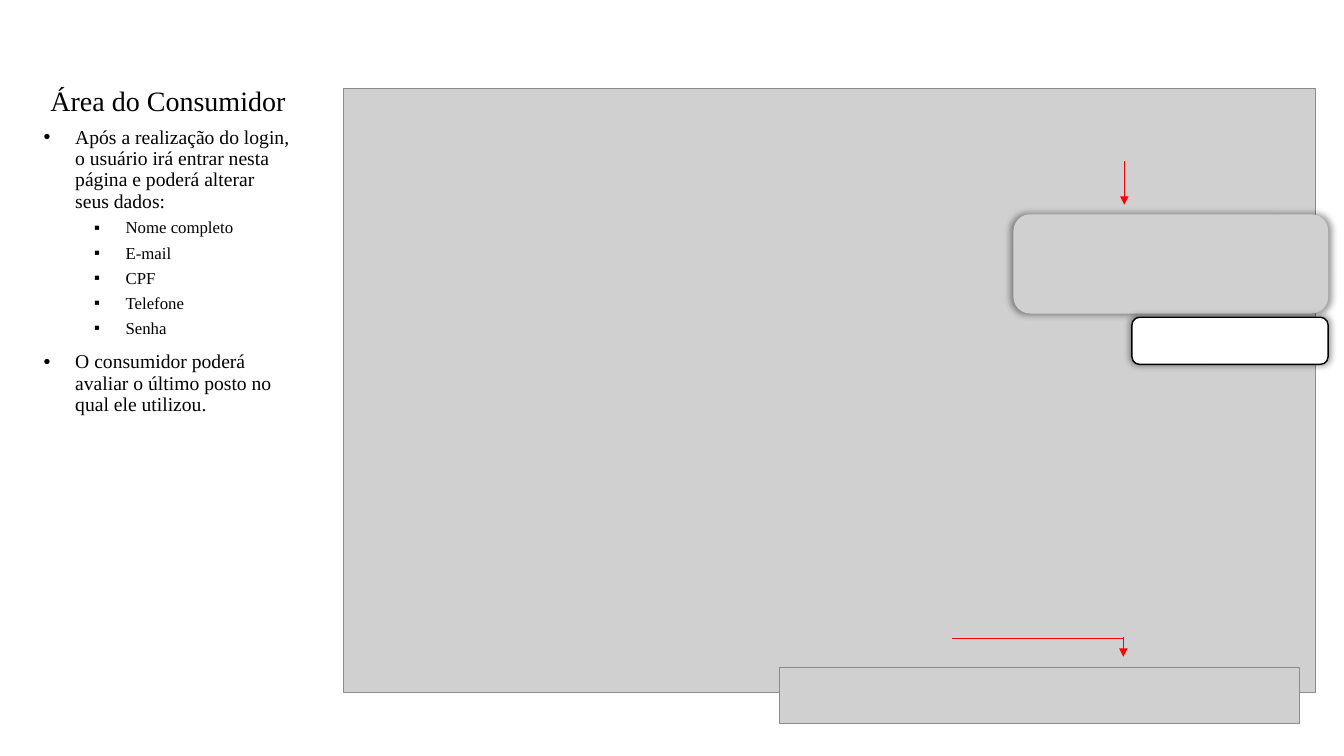
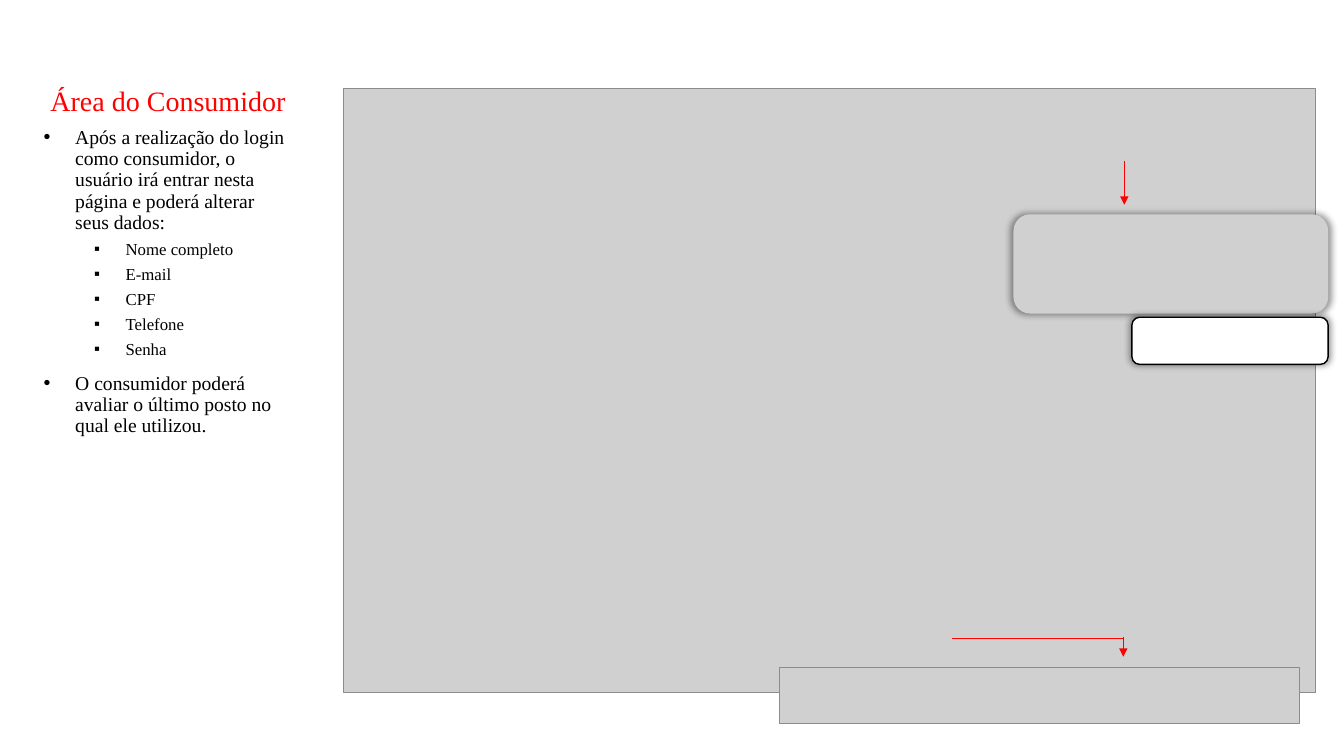
Before and after one commit to ICEI-PUC-Minas-PMV-ADS/pmv-ads-2021-2-e1-proj-web-t5-g3-controle-precos, a slide deck: slide 7 of Apresentação do projeto.pptx. Drawn at 1344x756 pixels with LibreOffice and Linux fonts; fonts in the diff are those of the drawing; grey boxes stand for pictures. Boxes give left, top, right and bottom in pixels: in the first picture for what was removed or moved away, otherwise in the second. Text is boxed around its words. In the diff, an @@ line names an element or a change of style, - is before the commit and + after.

```diff
--- a/Apresentação do projeto.pptx
+++ b/Apresentação do projeto.pptx
@@ title "Área do Consumidor" at [50, 90, 286, 112]: text colour #000000 to #FF0000 @@
@@ subtitle at [75, 130, 284, 230]: text changed @@
-• Após a realização do login, o usuário irá entrar nesta página e poderá alterar seus dados:
+• Após a realização do login como consumidor, o usuário irá entrar nesta página e poderá alterar seus dados:
```
Also in this commit, not shown: 1 slide added, 1 slide removed.
